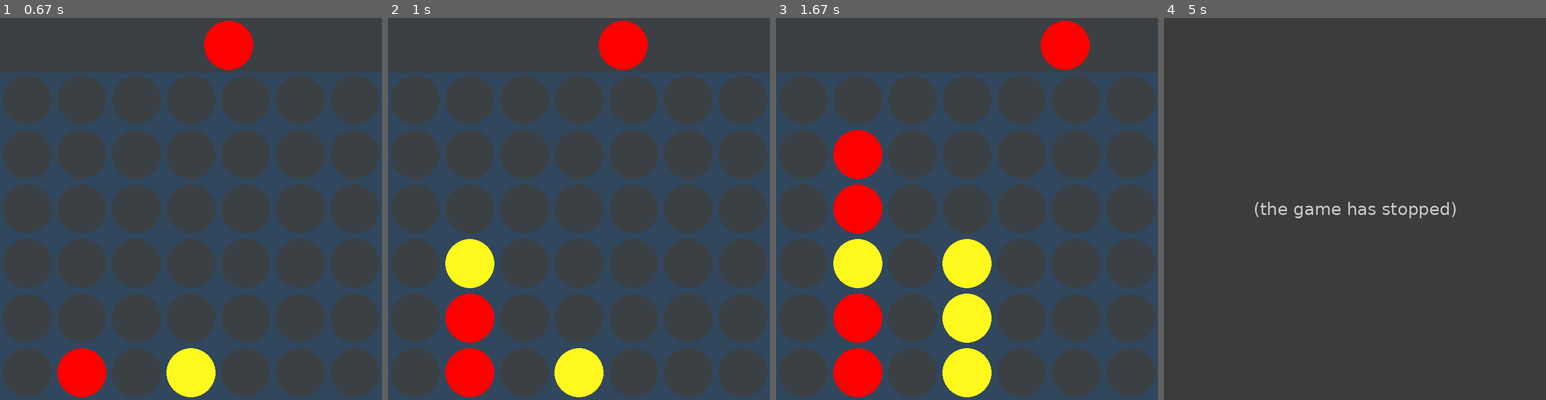
Above: before the commit, frames 1-4 (left to right).
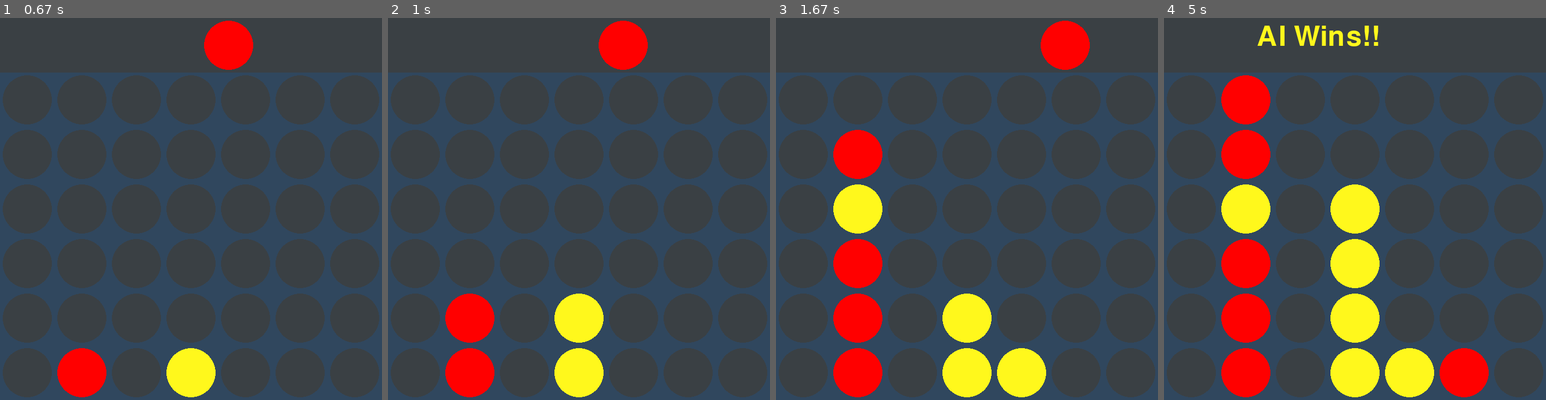
Above: after the commit, the same moments.

Repository: AnawatPaotthong/AI_project_connect4
Game: pygame game, started from connect4_AI.py
Two runs of this game, one before a commit and one after it. Both use one fixed random seed, a clock stepped at 60 frames per second and the inputs below.
Inputs (mouse positions are in pixels of both pictures, inside the frame that each line leads up to):
- Up to frame 1 (0.67 s): press the mouse at (99, 212) at 0.37 s; move the mouse to (164, 251) at 0.47 s; release the mouse at (229, 293) at 0.6 s
- Up to frame 2 (1 s): press the mouse at (487, 212) at 0.7 s; move the mouse to (556, 228) at 0.8 s; release the mouse at (624, 243) at 0.93 s
- Up to frame 3 (1.67 s): press the mouse at (875, 212) at 1.03 s; move the mouse to (913, 258) at 1.13 s; release the mouse at (947, 308) at 1.27 s; press the mouse at (875, 212) at 1.37 s; move the mouse to (970, 239) at 1.47 s; release the mouse at (1066, 270) at 1.6 s
- Up to frame 4 (5 s): press the mouse at (1263, 212) at 1.7 s; move the mouse to (1374, 262) at 1.8 s; release the mouse at (1488, 308) at 1.93 s; click (1473, 201) at 2.08 s

Frame 1 is identical in both runs. In frame 2, 2.6% of the frame differs, in the area x 15-57%, y 57-85%; in frame 3, 5.2%; in frame 4, 48%, in the area x 0-100%, y 2-100%.
Before the commit the program exited at 4.75 s; later frames show no game.

Commit message:
[ADD] comment line in connect4_AI.py

Diff:
--- a/connect4_AI.py
+++ b/connect4_AI.py
@@ -4,6 +4,10 @@
 import sys
 import math
 
+#our written code have many sections
+#//////////////////////////////////////
+#our code starts here
+
 BLUE = (48, 71, 94)
 BLACK = (58, 64, 68)
 RED = (255, 0, 0)
@@ -20,12 +24,17 @@
 PLAYER_PIECE = 1
 AI_PIECE = 2
 
+#Section 1
+
+#this DRAW_COUNT we made for the draw condition
 DRAW_COUNT = [[0, 0, 0, 0, 0, 0, 0,],
               [0, 0, 0, 0, 0, 0, 0,],
               [0, 0, 0, 0, 0, 0, 0,],
               [0, 0, 0, 0, 0, 0, 0,],
               [0, 0, 0, 0, 0, 0, 0,],
               [0, 0, 0, 0, 0, 0, 0,],]
+#our code end here
+#//////////////////////////////////////
 
 WINDOW_LENGTH = 4
 
@@ -54,25 +63,25 @@
 
 
 def winning_move(board, piece):
-    # Check horizontal locations for win
+    # Check for horizontal winning if the pieces connected for 4 row pieces.
     for c in range(COLUMN_COUNT-3):
         for r in range(ROW_COUNT):
             if board[r][c] == piece and board[r][c+1] == piece and board[r][c+2] == piece and board[r][c+3] == piece:
                 return True
 
-    # Check vertical locations for win
+    # Check for vertical winning if the pieces connected for 4 column pieces
     for c in range(COLUMN_COUNT):
         for r in range(ROW_COUNT-3):
             if board[r][c] == piece and board[r+1][c] == piece and board[r+2][c] == piece and board[r+3][c] == piece:
                 return True
 
-    # Check positively sloped diaganols
+    # Check for vertical winning if the pieces connected for 4 positive diagonal pieces
     for c in range(COLUMN_COUNT-3):
         for r in range(ROW_COUNT-3):
             if board[r][c] == piece and board[r+1][c+1] == piece and board[r+2][c+2] == piece and board[r+3][c+3] == piece:
                 return True
 
-    # Check negatively sloped diaganols
+    # Check for vertical winning if the pieces connected for 4 negative diagonal pieces
     for c in range(COLUMN_COUNT-3):
         for r in range(3, ROW_COUNT):
             if board[r][c] == piece and board[r-1][c+1] == piece and board[r-2][c+2] == piece and board[r-3][c+3] == piece:
@@ -137,7 +146,9 @@
 def is_terminal_node(board):
     return winning_move(board, PLAYER_PIECE) or winning_move(board, AI_PIECE) or len(get_valid_locations(board)) == 0
 
-
+#//////////////////////////////////////
+#Section 2
+#our code starts here
 def minimax(board, depth, alpha, beta, maximizingPlayer):
     valid_locations = get_valid_locations(board)
     is_terminal = is_terminal_node(board)
@@ -147,11 +158,11 @@
                 return (None, 100000000000000)
             elif winning_move(board, PLAYER_PIECE):
                 return (None, -10000000000000)
-            else:  # Game is over, no more valid moves
+            else:  #When game is over, there will be no more valid moves
                 return (None, 0)
-        else:  # Depth is zero
+        else:  #Depth is zero
             return (None, score_position(board, AI_PIECE))
-    if maximizingPlayer:
+    if maximizingPlayer: #Maximizing player
         value = -math.inf
         column = random.choice(valid_locations)
         for col in valid_locations:
@@ -167,7 +178,7 @@
                 break
         return column, value
 
-    else:  # Minimizing player
+    else:  #Minimizing player
         value = math.inf
         column = random.choice(valid_locations)
         for col in valid_locations:
@@ -182,6 +193,8 @@
             if alpha >= beta:
                 break
         return column, value
+    #our code ends here
+    #//////////////////////////////////////
 
 
 def get_valid_locations(board):
@@ -227,13 +240,18 @@
                     c*SQUARESIZE+SQUARESIZE/2), height-int(r*SQUARESIZE+SQUARESIZE/2)), RADIUS)
     pygame.display.update()
 
+#//////////////////////////////////////
+#Section 3
+#this function we made will check the draw condition if the player places all pieces to the board
+
 
 def check_draw(board):
     for i in range(ROW_COUNT):
         for j in range(COLUMN_COUNT):
             if board[3][j] != DRAW_COUNT[3][j]:
                 return True
-
+#our code ends here
+#//////////////////////////////////////
 
 board = create_board()
 print_board(board)
@@ -256,9 +274,8 @@
 
 myfont = pygame.font.SysFont("mvboli", 75)
 
-turn = PLAYER
-
-# random.randint(PLAYER, AI)
+turn = PLAYER #we make the first turn to be the player in every turn
+
 
 while not game_over:
 
@@ -277,8 +294,6 @@
 
         if event.type == pygame.MOUSEBUTTONDOWN:
             pygame.draw.rect(screen, BLACK, (0, 0, width, SQUARESIZE))
-            # print(event.pos)
-            # Ask for Player 1 Input
             if turn == PLAYER:
                 posx = event.pos[0]
                 col = int(math.floor(posx/SQUARESIZE))
@@ -289,9 +304,12 @@
 
                     if winning_move(board, PLAYER_PIECE):
                         label = myfont.render("Player Wins!!", 1, RED)
-                        screen.blit(label, (120, 10))
+                        screen.blit(label, (120, 0.5))
                         game_over = True
-
+                    #//////////////////////////////////////
+                    #Section 4
+                    #Draw condtion working section
+                    # this is our code that the draw condition will work.
                     if not game_over:
                         for c in range(COLUMN_COUNT-6):
                             for r in range(ROW_COUNT):
@@ -302,6 +320,8 @@
                                         screen.blit(label, (170, 10))
                                         print("Draw!")
                                         game_over = True
+                    # this is the end of our code
+                    #//////////////////////////////////////
 
                     turn += 1
                     turn = turn % 2
@@ -309,22 +329,23 @@
                     print_board(board)
                     draw_board(board)
 
-    # # Ask for AI Input
     if turn == AI and not game_over:
 
-        #col = random.randint(0, COLUMN_COUNT-1)
-        #col = pick_best_move(board, AI_PIECE)
-        col, minimax_score = minimax(board, 4, -math.inf, math.inf, True)
+        col, minimax_score = minimax(board, 5, -math.inf, math.inf, True)
+        # this is the ply we used which is 5 at the second parameter (depth parameter)
 
         if is_valid_location(board, col):
-            # pygame.time.wait(500)
             row = get_next_open_row(board, col)
             drop_piece(board, row, col, AI_PIECE)
 
             if winning_move(board, AI_PIECE):
-                label = myfont.render("AI wins!!", 1, YELLOW)
+                label = myfont.render("AI Wins!!", 1, YELLOW)
                 screen.blit(label, (170, 10))
                 game_over = True
+            #//////////////////////////////////////
+            #Section 5
+            #Draw condtion working section
+            # this is our code that the draw condition will work.
             if not game_over:
                 for c in range(COLUMN_COUNT-6):
                     for r in range(ROW_COUNT):
@@ -334,6 +355,8 @@
                                 screen.blit(label, (170, 10))
                                 print("Draw!")
                                 game_over = True
+            # this is the end of our code
+            #//////////////////////////////////////
 
             print_board(board)
             draw_board(board)
